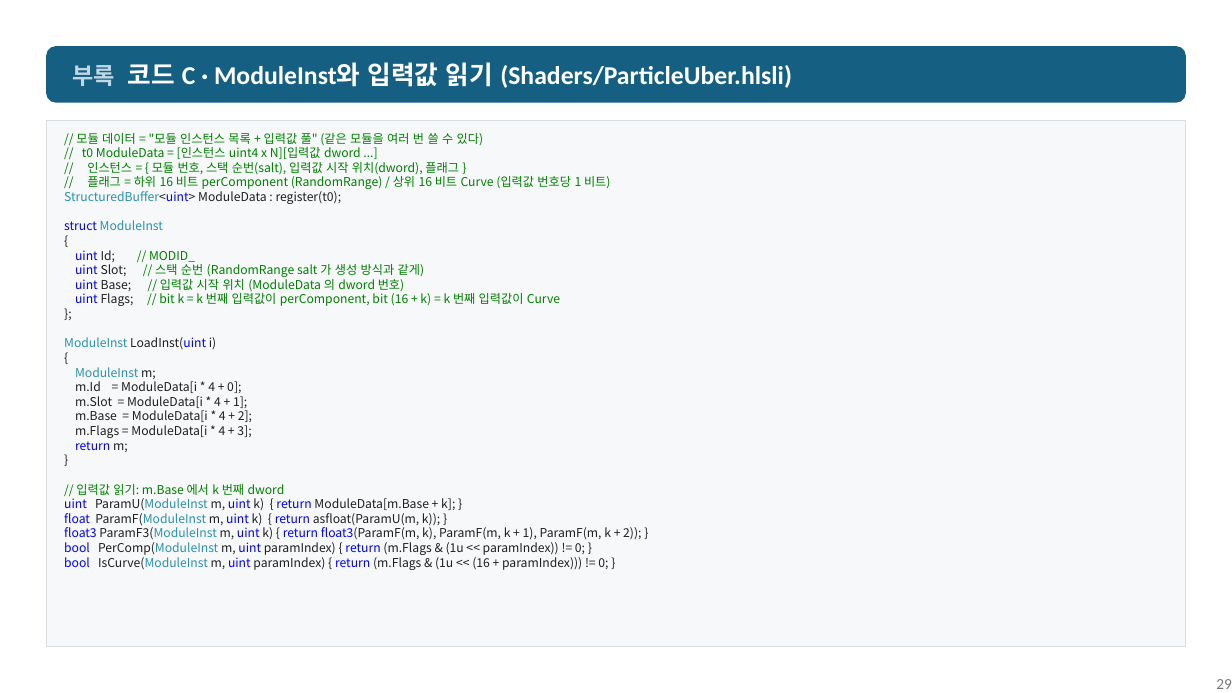
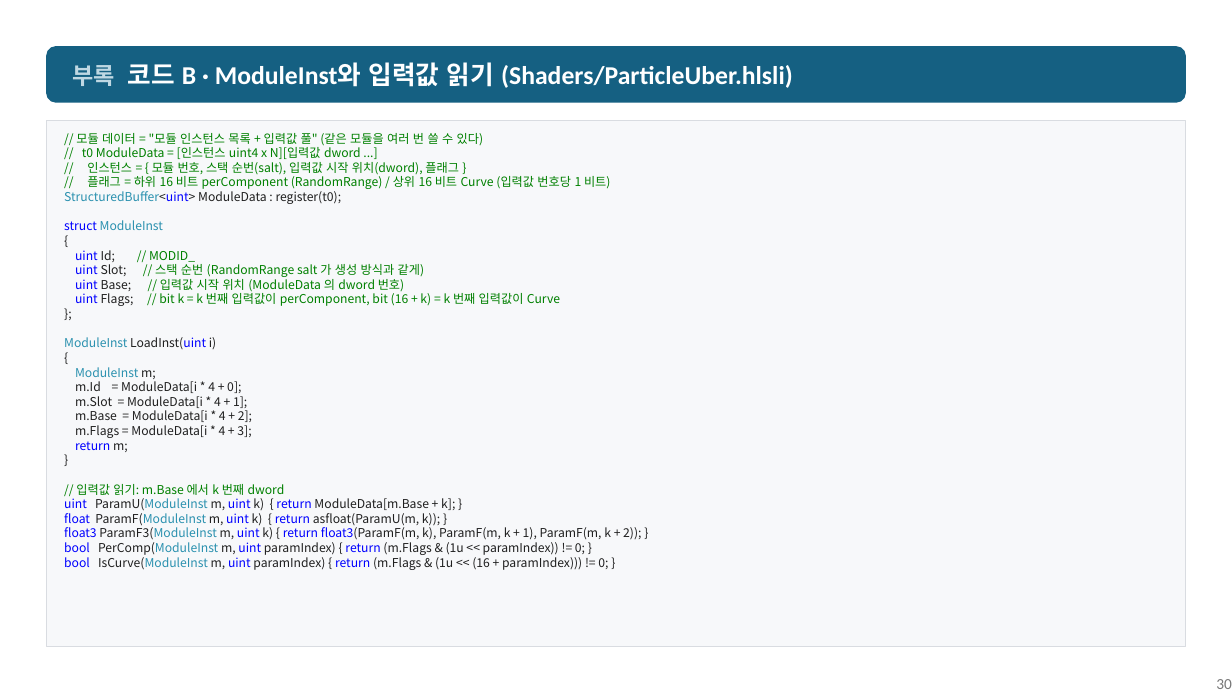
Before and after one commit to nyongking/My-GPUDrivenParticle, a slide deck: slide 30 of Presentation/5주차 발표.pptx (slide 29 before the commit). Drawn at 1232x693 pixels with LibreOffice and Linux fonts; fonts in the diff are those of the drawing. Boxes give left, top, right and bottom in pixels: in the first picture for what was removed or moved away, otherwise in the second. Text is boxed around its words. In the diff, an @@ line names an element or a change of style, - is before the commit and + after.

```diff
--- a/Presentation/5주차 발표.pptx
+++ b/Presentation/5주차 발표.pptx
@@ text in rounded rectangle at [72, 62, 793, 88]: text changed @@
-부록 코드 C · ModuleInst와 입력값 읽기 (Shaders/ParticleUber.hlsli)
+부록 코드 B · ModuleInst와 입력값 읽기 (Shaders/ParticleUber.hlsli)
@@ page number at [1216, 679, 1232, 689]: text changed @@
-29
+30
```
Also in this commit, not shown: 6 other slides changed, 7 slides added, 18 slides removed, 1 other file.
